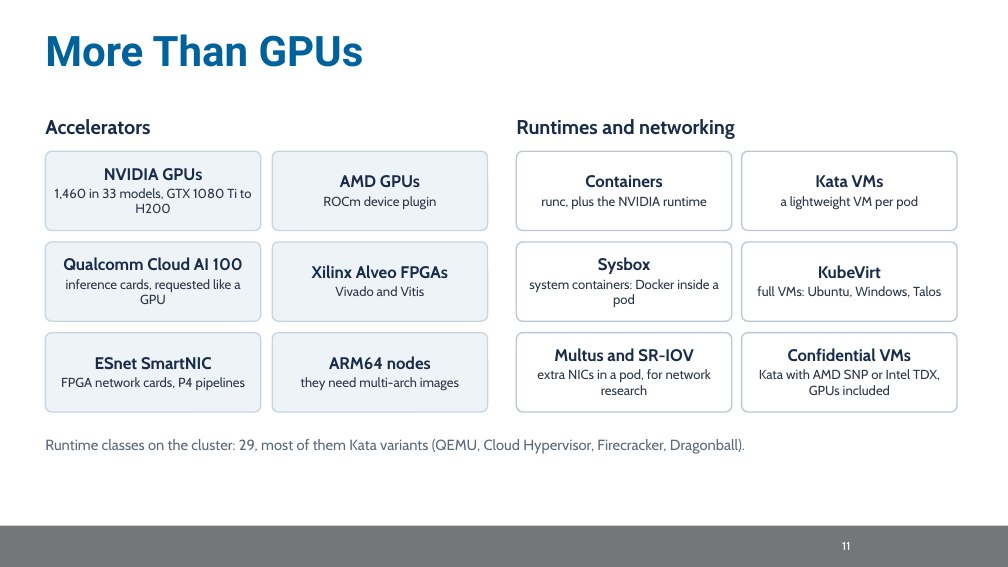
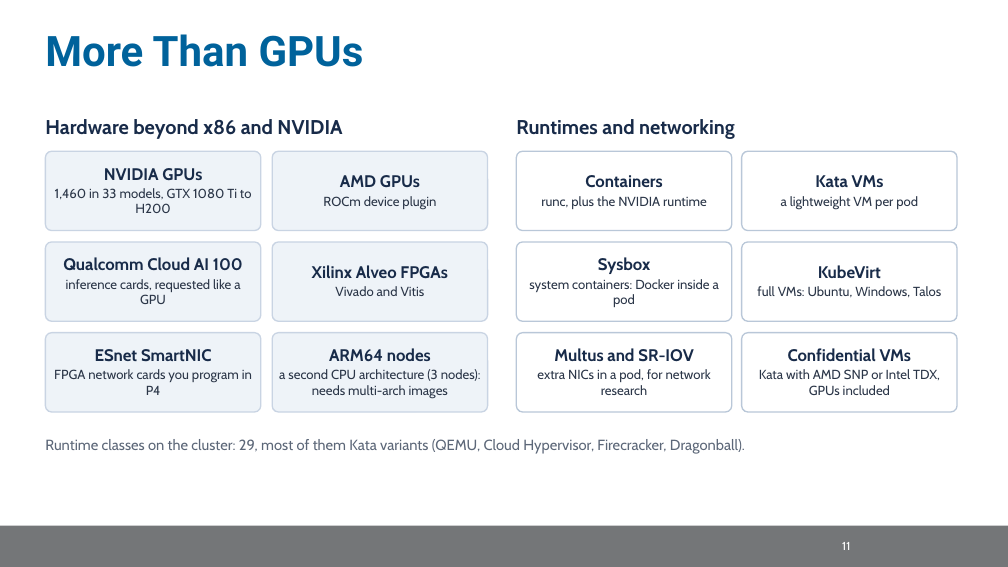
Before and after one commit to nrp-nautilus/nrp-training, a slide deck: slide 14 of trainings/scinet-sc26/slides/scinet-nrp.pptx. Drawn at 1008x567 pixels with LibreOffice and Linux fonts; fonts in the diff are those of the drawing; background and template pictures are left out. Boxes give left, top, right and bottom in pixels: in the first picture for what was removed or moved away, otherwise in the second. Text is boxed around its words. In the diff, an @@ line names an element or a change of style, - is before the commit and + after.

Commit message:
scinet-sc26: slide revisions, an agent in the demo, a presenter reference
- Slides advance by keys only; mouse clicks no longer change slides
- New slides: Containers and Kubernetes, How Services Get Deployed, Fitting
  Big Models on Contributed GPUs, What is a Namespace?, Runner Flavors (backup)
- Getting Traffic In redrawn to the real path (DNS, HAProxy ingress nodes,
  cert-manager; MetalLB for non-HTTP services); Policy, Network, Request path,
  Sharing GPUs and Multi-Node Serving step through with moving dots
- Owners get reservation taints, not a priority class; no billing wording
- Real Thanos panels and the MaDDash loss grid; Internet2 sites on the map
- Demo: no admin-only commands; new agent.ipynb with three read-only tools
- Slides split into section files; reference.md glossary for the presenter

```diff
--- a/trainings/scinet-sc26/slides/scinet-nrp.pptx
+++ b/trainings/scinet-sc26/slides/scinet-nrp.pptx
@@ text at [45, 119, 342, 139]: text changed @@
-Accelerators
+Hardware beyond x86 and NVIDIA
@@ text at [54, 369, 252, 395]: text changed @@
-FPGA network cards, P4 pipelines
+FPGA network cards you program in P4
@@ text at [279, 369, 481, 399]: text changed @@
-they need multi-arch images
+a second CPU architecture (3 nodes): needs multi-arch images
```
Also in this commit, not shown: 48 other slides changed, 19 slides added, 3 slides removed, 28 other files.
